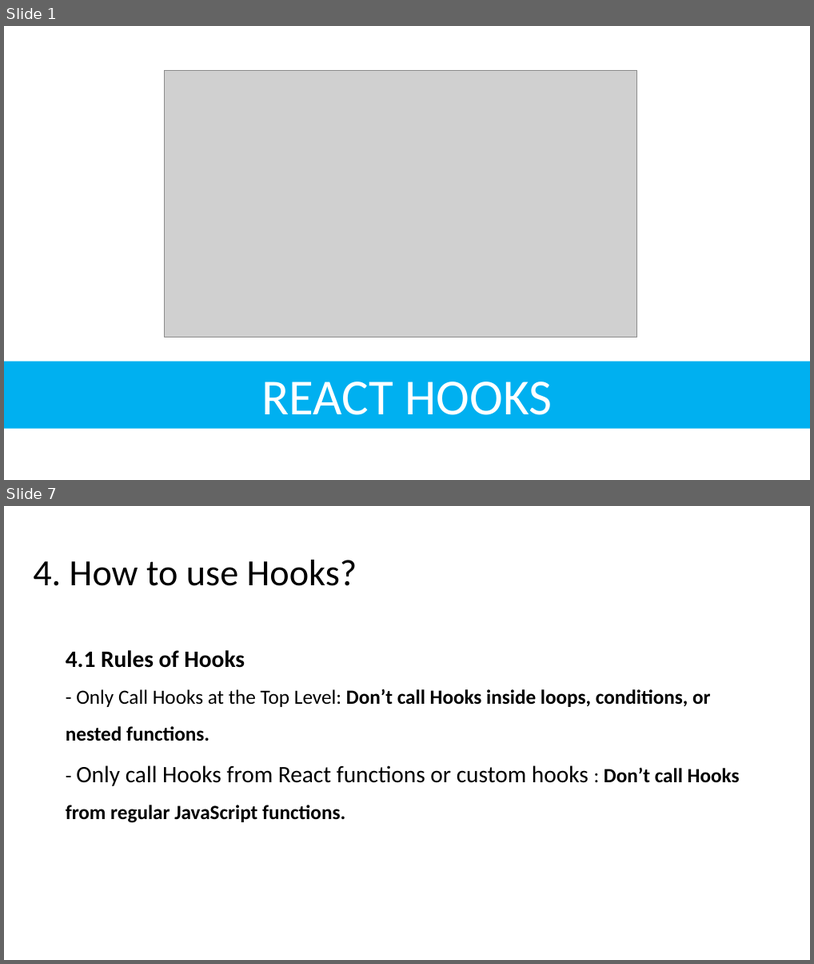
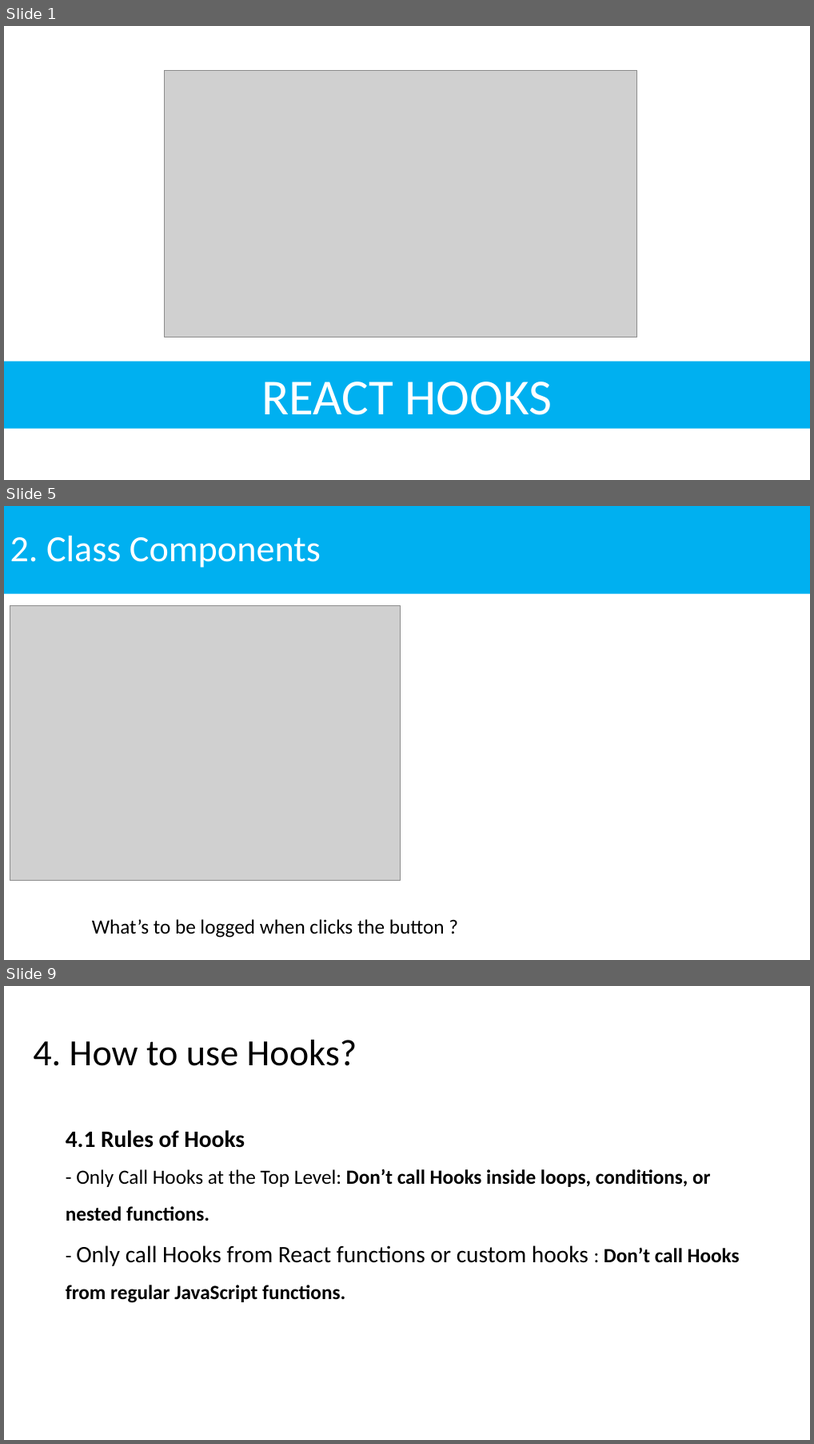
Before and after one commit to NhanHoang8195/react-hook-demo, a slide deck: ReactHooks.pptx. Shown one above the other, each under a label of ours: slides 1 and 7 before the commit, slides 1, 5 and 9 after it; the slides between them are not shown. The pictures are 814x964 and 814x1444 pixels, drawn with LibreOffice and Linux fonts; fonts in the diff are those of the drawing; grey boxes stand for pictures. Boxes give left, top, right and bottom in pixels: in the first picture for what was removed or moved away, otherwise in the second. Text is boxed around its words. In the diff, an @@ line names an element or a change of style, - is before the commit and + after.

```diff
--- a/ReactHooks.pptx
+++ b/ReactHooks.pptx
@@ slide 5 added at [4,506,810,960], background #FFFFFF @@
@@ rectangle added at [4,506,810,594], fill #00B0F0, 44 pt, text #FFFFFF @@
+2. Class Components
@@ picture added at [10,606,400,880] @@
@@ text added at [92,919,445,937], 24 pt, text #000000 @@
+What’s to be logged when clicks the button ?
@@ what was slide 7 is now slide 9 @@
```
Also in this commit, not shown: 4 slides changed, 2 other slides added, 1 slide removed, 3 other files.
